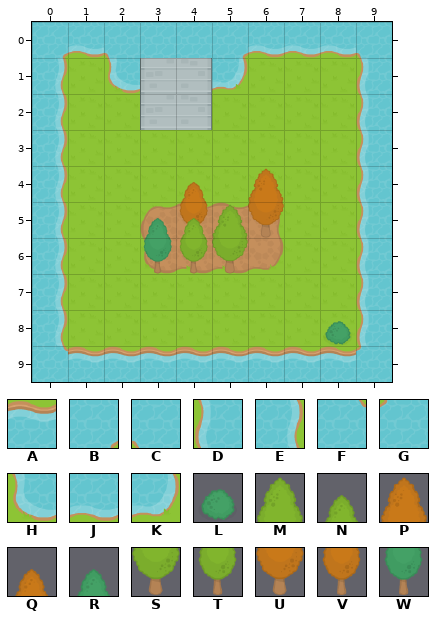
Level history. Tiled map: level1.tmx. The first picture shows the starting point.
Cells are 64x64 px. Shown: x 0..9, y 0..9.
Key: from "RPGpack_sheet": A 11, B 13, C 14, D 30, E 32, F 33, G 34, H 50, J 51, K 52, L 184, M 200, N 201, P 202, Q 203, R 205, S 220, T 221, U 222, V 223, W 225.
_ is an empty cell.
Layers that did not change in this view are not listed.
Layer "Blocked" before, first column x 0:
 0 BJC__BJJJC
 1 E_H__K___D
 2 E________D
 3 E________D
 4 E________D
 5 E___V_U__D
 6 E__WTS___D
 7 E________D
 8 E_______LD
 9 FAAAAAAAAG
After the commit:
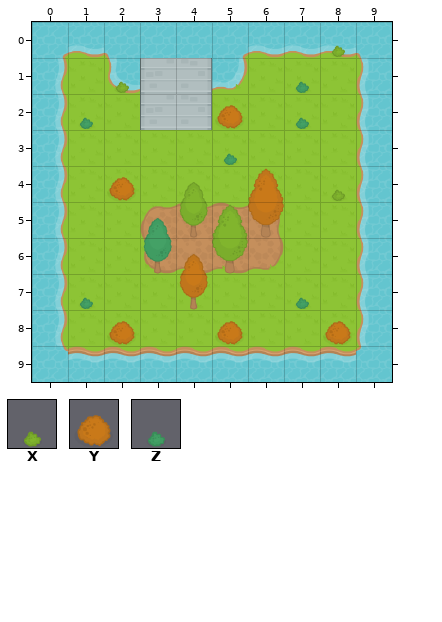
Further tiles: from "RPGpack_sheet": X 181, Y 182, Z 185.
The exact change:
Changed rows in their new state; . is an unchanged cell.
Layer "Blocked":
first column x 4:
 4 N....
 5 T....
 6 Q....
 7 V....
 8 ...._
Layer "Foreground":
first column x 1:
 0 .......X
 1 .X....Z.
 2 Z...Y.Z.
 3 ....Z...
 4 .Y._...X
 5 ..._....
 7 Z.....Z.
 8 .Y..Y..Y
